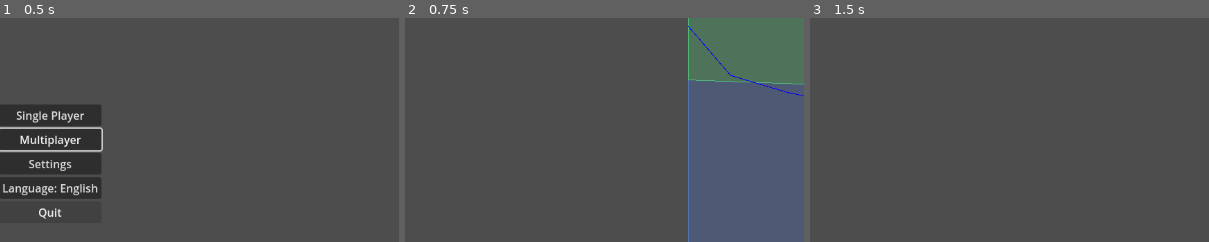
Above: before the commit, frames 1-3 (left to right).
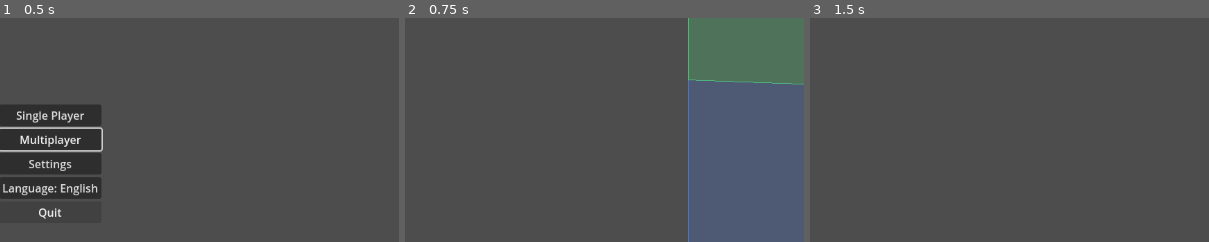
Above: after the commit, the same moments.

Repository: sepa79/CaravanWars
Game: Godot game, scene res://scenes/Main.tscn
Two runs of this game, one before a commit and one after it. Both use one fixed random seed, a clock stepped at 60 frames per second and the inputs below.
Inputs:
- Up to frame 1 (0.5 s): no input
- Up to frame 2 (0.75 s): click "Single Player" at 0.5 s
- Up to frame 3 (1.5 s): click "Start" at 1.25 s
The pictures show only the part of the screen within x 50-100%, y 31-81%; the shares and areas given below are measured in that part.

Frame 1 is identical in both runs. In frame 2, 0.2% of the frame differs, in the area x 70-100%, y 3-35%; in frame 3, nothing differs.

Commit message:
feat: sample villages in ring and respect regions

Diff:
--- a/game/mapgen/MapGenerator.gd
+++ b/game/mapgen/MapGenerator.gd
@@ -68,38 +68,57 @@
     rng = RandomNumberGenerator.new()
     rng.seed = params.rng_seed
 
+func _poisson_ring(
+    center: Vector2,
+    inner: float,
+    outer: float,
+    spacing: float,
+    regions: Dictionary,
+    region_id: int
+) -> Array[Vector2]:
+    var points: Array[Vector2] = []
+    var attempts: int = 0
+    var max_attempts: int = 1000
+    var region = regions.get(region_id)
+    while attempts < max_attempts:
+        var r: float = rng.randf_range(inner, outer)
+        var angle: float = rng.randf() * TAU
+        var p: Vector2 = center + Vector2(r * cos(angle), r * sin(angle))
+        if p.x < 5.0 or p.y < 5.0 or p.x > params.width - 5.0 or p.y > params.height - 5.0:
+            attempts += 1
+            continue
+        if region != null and not Geometry2D.is_point_in_polygon(p, region.boundary_nodes):
+            attempts += 1
+            continue
+        var ok: bool = true
+        for existing in points:
+            if existing.distance_to(p) < spacing:
+                ok = false
+                break
+        if ok:
+            points.append(p)
+        attempts += 1
+    return points
+
 func _sample_village_clusters(
     cities: Array[Vector2],
     min_per_city: int,
     max_per_city: int,
-    width: float,
-    height: float
+    regions: Dictionary
 ) -> Dictionary:
-    var placer := CityPlacerModule.new(rng)
     var clusters: Dictionary = {}
-    var spacing_min: float = params.min_city_distance * 0.5 - 0.01
-    if spacing_min > 8.0:
-        spacing_min = 8.0
-    var spacing_max: float = spacing_min * 2.0
+    var spacing: float = params.min_city_distance * 0.5 - 0.01
+    if spacing > 8.0:
+        spacing = 8.0
     for i in range(cities.size()):
         var count: int = rng.randi_range(min_per_city, max_per_city)
         if count <= 0:
             continue
-        var cluster: Array[Vector2] = []
-        var attempts: int = 0
-        while cluster.size() < count and attempts < count * 5:
-            var local: Array[Vector2] = placer.place_cities(count, spacing_min, spacing_max, 60.0, 60.0, 0.0)
-            for p in local:
-                var offset: Vector2 = p - Vector2(30.0, 30.0)
-                var dist: float = offset.length()
-                if dist >= 8.0 and dist <= 30.0:
-                    var pos: Vector2 = cities[i] + offset
-                    if pos.x >= 0.0 and pos.x <= width and pos.y >= 0.0 and pos.y <= height:
-                        cluster.append(pos)
-                        if cluster.size() >= count:
-                            break
-            attempts += 1
-        clusters[i + 1] = cluster
+        var region_id: int = i + 1
+        var samples: Array[Vector2] = _poisson_ring(cities[i], 8.0, 30.0, spacing, regions, region_id)
+        if samples.size() > count:
+            samples.resize(count)
+        clusters[i + 1] = samples
     return clusters
 
 func generate() -> Dictionary:
@@ -162,7 +181,7 @@
         var node = nodes.get(nid)
         if node != null:
             node.attrs["is_capital"] = true
-    var village_clusters: Dictionary = _sample_village_clusters(cities, params.min_villages_per_city, params.max_villages_per_city, params.width, params.height)
+    var village_clusters: Dictionary = _sample_village_clusters(cities, params.min_villages_per_city, params.max_villages_per_city, regions)
     road_stage.insert_villages(roads, village_clusters, params.village_downgrade_threshold)
     road_stage.insert_border_forts(roads, regions, 10.0, params.max_forts_per_kingdom, params.width, params.height)
     map_data["roads"] = roads
Not shown, changed: CHANGELOG.md
Not shown, changed: docs/map/Plan_Generator_Lean.md
